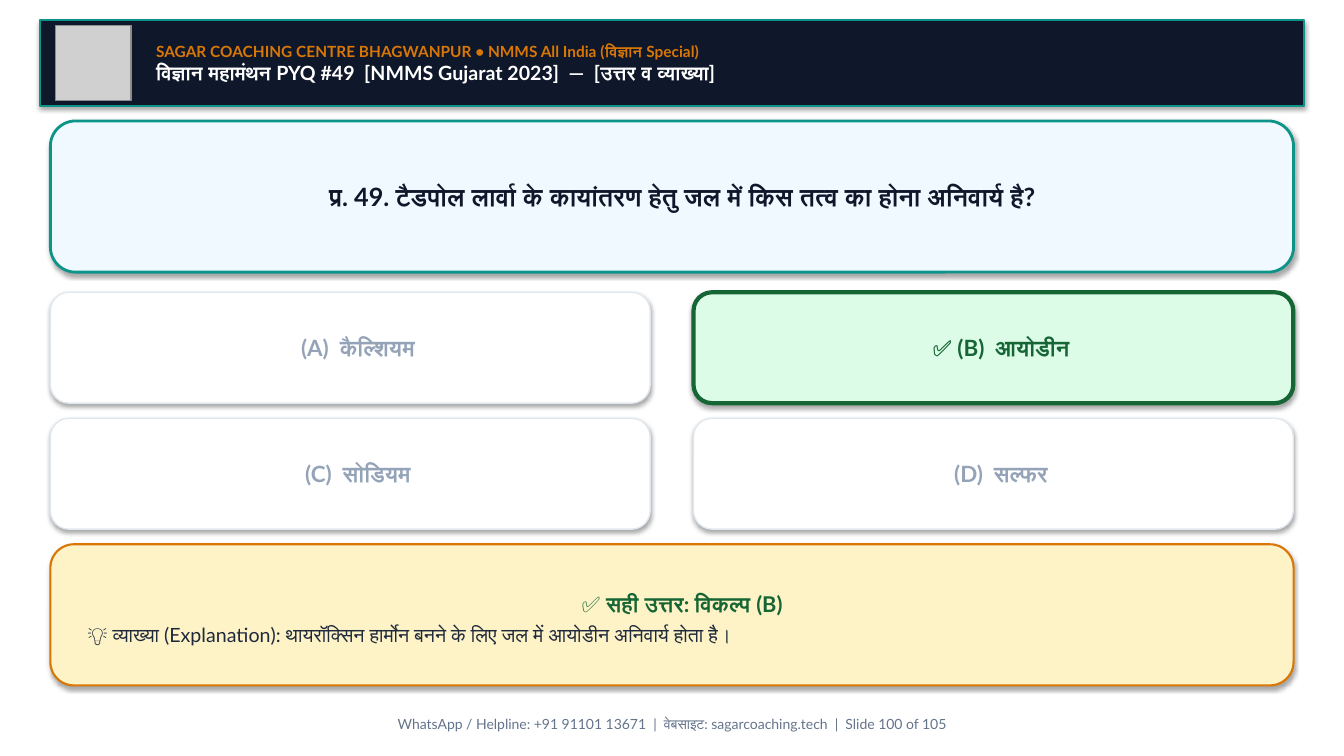
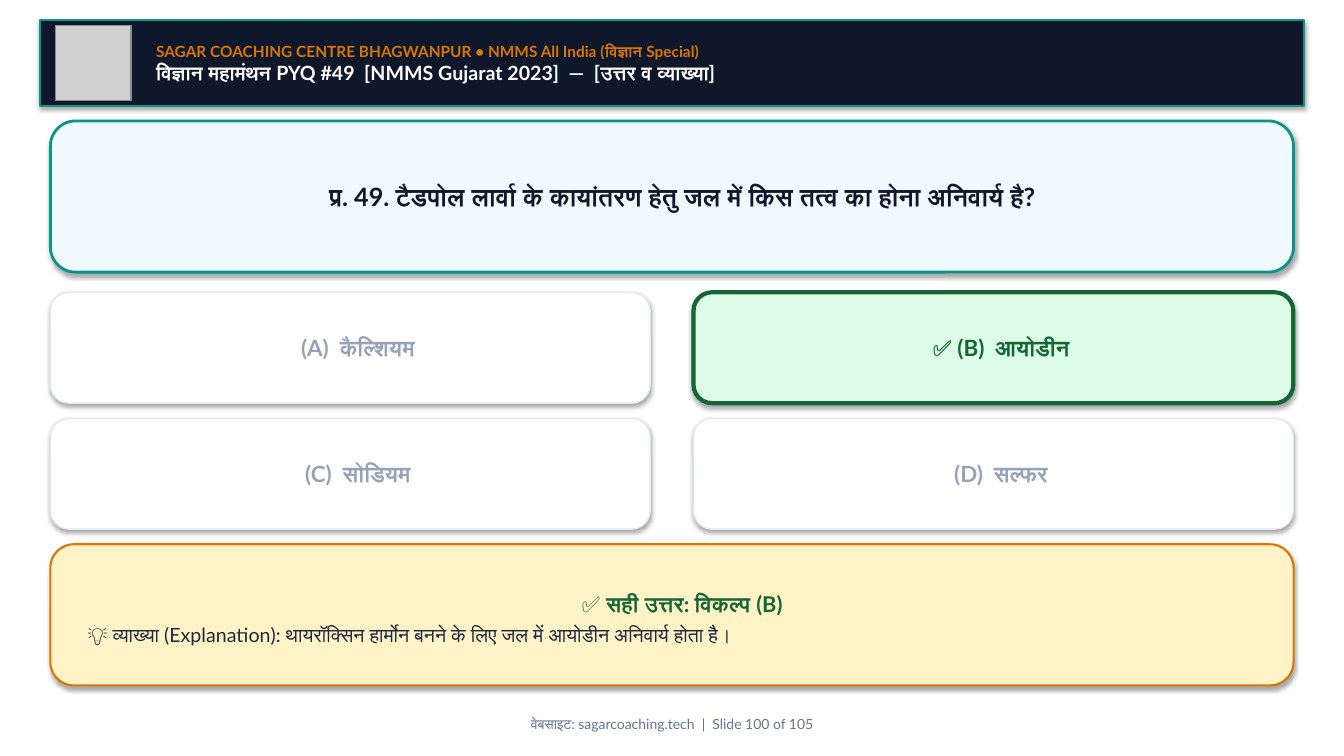
Before and after one commit to Sudhirkr85/nnms, a slide deck: slide 100 of Science_Complete_Course_SagarSir/04_Science_MahaManthan_मॉक_टेस्ट्स/Class_21_Grand_Final_Science_MahaManthan.pptx. Drawn at 1344x756 pixels with LibreOffice and Linux fonts; fonts in the diff are those of the drawing; grey boxes stand for pictures. Boxes give left, top, right and bottom in pixels: in the first picture for what was removed or moved away, otherwise in the second. Text is boxed around its words. In the diff, an @@ line names an element or a change of style, - is before the commit and + after.

```diff
--- a/Science_Complete_Course_SagarSir/04_Science_MahaManthan_मॉक_टेस्ट्स/Class_21_Grand_Final_Science_MahaManthan.pptx
+++ b/Science_Complete_Course_SagarSir/04_Science_MahaManthan_मॉक_टेस्ट्स/Class_21_Grand_Final_Science_MahaManthan.pptx
@@ text at (531,718,813,732): text changed @@
-WhatsApp / Helpline: +91 91101 13671 | वेबसाइट: sagarcoaching.tech | Slide 100 of 105
+वेबसाइट: sagarcoaching.tech | Slide 100 of 105
```
Also in this commit, not shown: 104 other slides changed, 51 other files.
